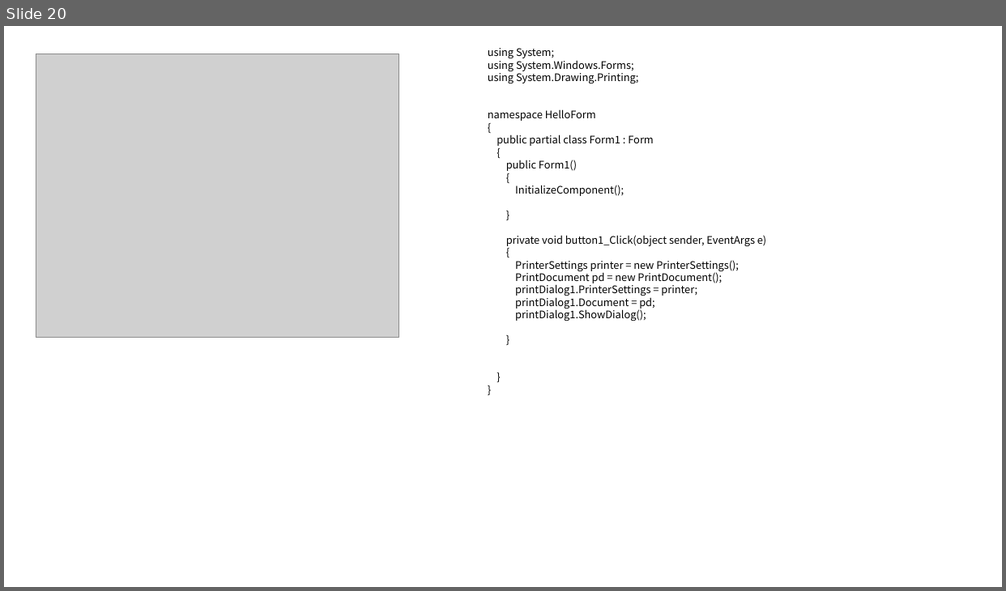
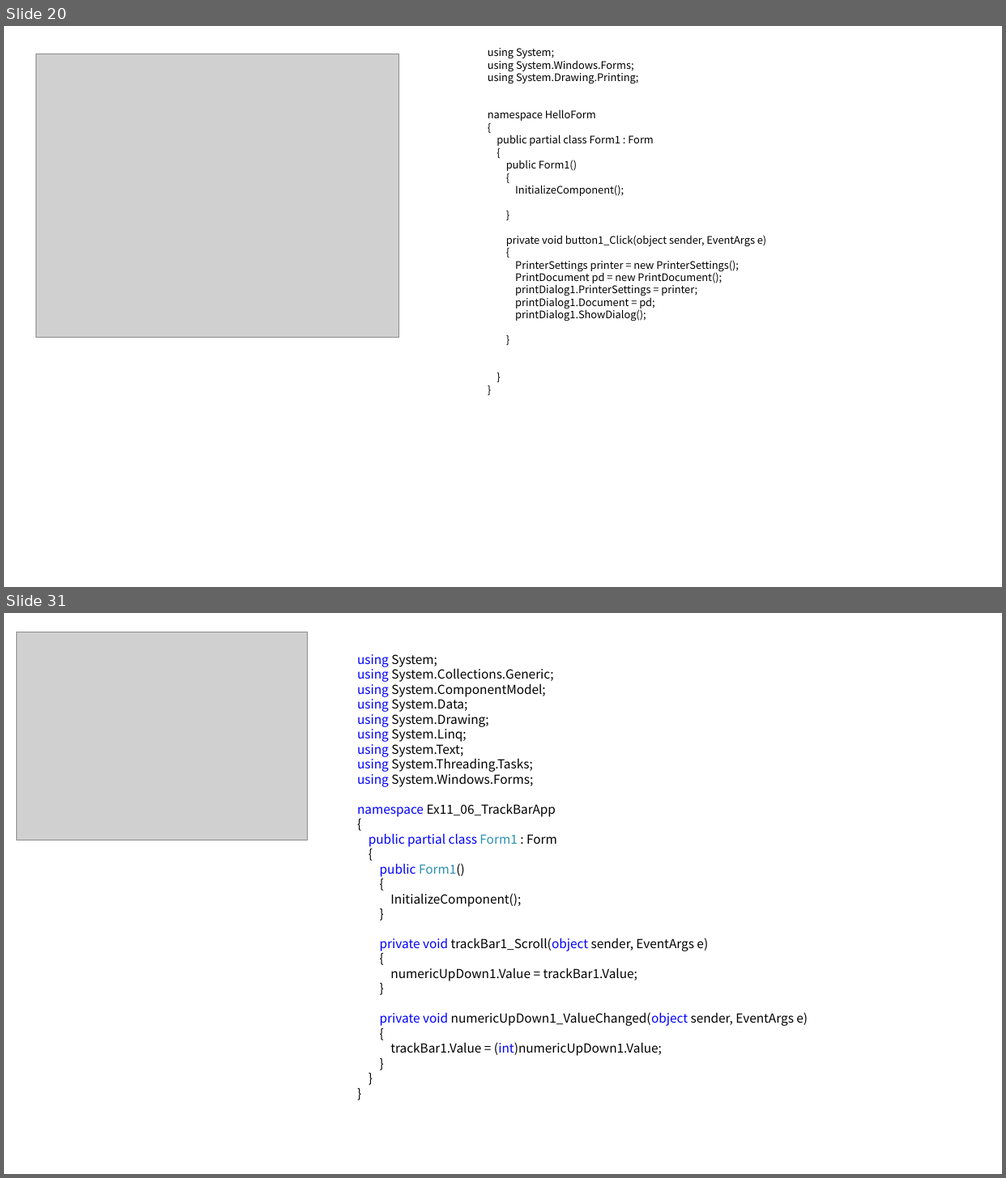
Before and after one commit to Kimhyunjin4455/CSharp, a slide deck: 객체0510.pptx. Shown one above the other, each under a label of ours: slide 20 before the commit, slides 20 and 31 after it; the slides between them are not shown. The pictures are 1006x591 and 1006x1178 pixels, drawn with LibreOffice and Linux fonts; fonts in the diff are those of the drawing; grey boxes stand for pictures. Boxes give left, top, right and bottom in pixels: in the first picture for what was removed or moved away, otherwise in the second. Text is boxed around its words. In the diff, an @@ line names an element or a change of style, - is before the commit and + after.

```diff
--- a/객체0510.pptx
+++ b/객체0510.pptx
@@ slide 31 added at <box>4,613,1002,1174</box>, background #FFFFFF @@
@@ picture added at <box>17,632,308,841</box> @@
@@ text added at <box>357,654,808,1056</box>, 12 pt, text #000000 @@
+using System;
+using System.Collections.Generic;
+using System.ComponentModel;
+using System.Data;
+using System.Drawing;
+using System.Linq;
+using System.Text;
+using System.Threading.Tasks;
+using System.Windows.Forms;
+namespace Ex11_06_TrackBarApp
+{
+public partial class Form1 : Form
+{
+public Form1()
+{
+InitializeComponent();
+}
+private void trackBar1_Scroll(object sender, EventArgs e)
+{
+numericUpDown1.Value = trackBar1.Value;
+}
+private void numericUpDown1_ValueChanged(object sender, EventArgs e)
+{
+trackBar1.Value = (int)numericUpDown1.Value;
+}
+}
+}
```
Also in this commit, not shown: 12 other slides added.
